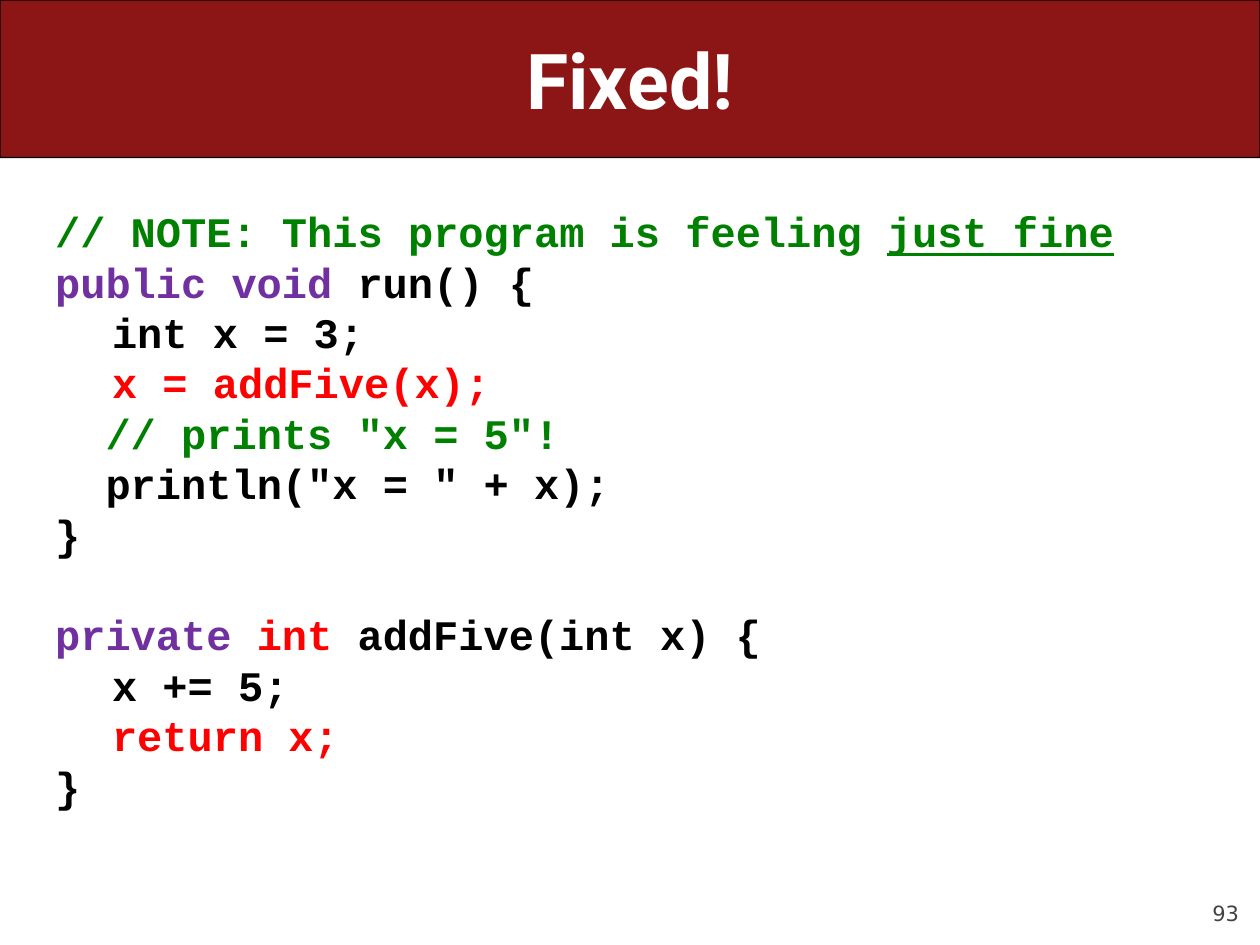
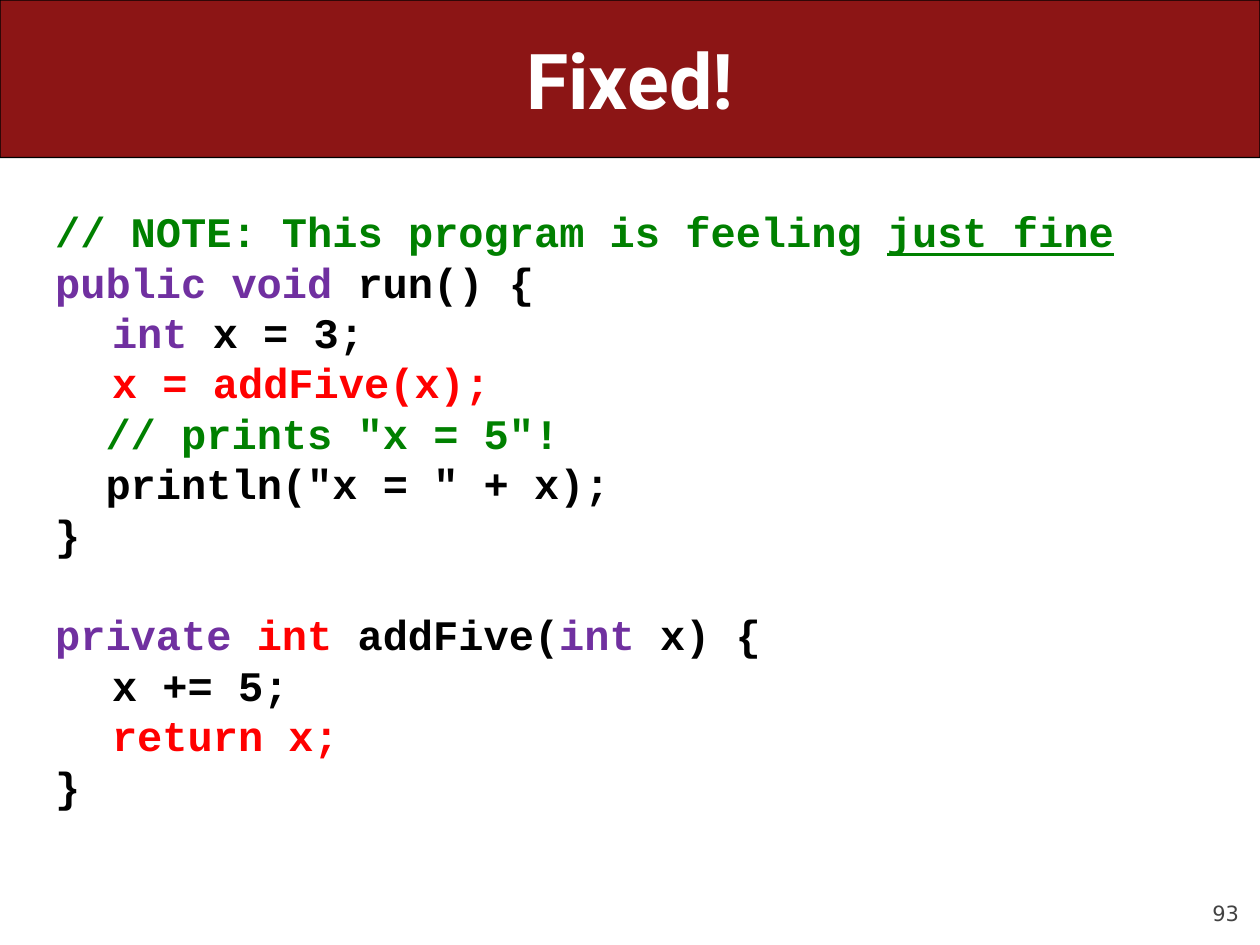
Before and after one commit to ckincaid17/cs106a-summer-2018, a slide deck: slide 93 of WWW/lectures/Lecture7/Lecture7.pptx. Drawn at 1260x945 pixels with LibreOffice and Linux fonts; fonts in the diff are those of the drawing. Boxes give left, top, right and bottom in pixels: in the first picture for what was removed or moved away, otherwise in the second. Text is boxed around its words. In the diff, an @@ line names an element or a change of style, - is before the commit and + after.

```diff
--- a/WWW/lectures/Lecture7/Lecture7.pptx
+++ b/WWW/lectures/Lecture7/Lecture7.pptx
@@ text at (55, 317, 710, 659): text colour #000000 to #7030A0 in "int", "addFive(int" @@
```
Also in this commit, not shown: 20 other slides changed, 1 other file.
